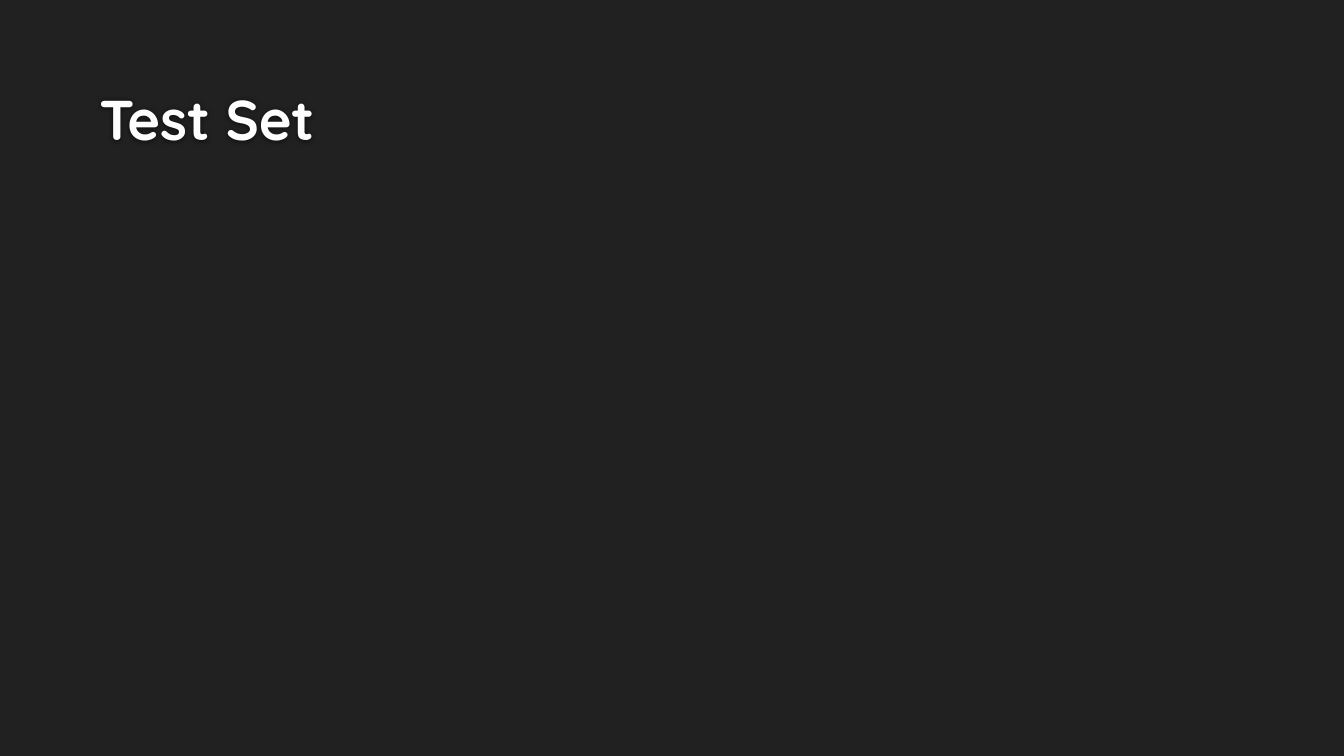
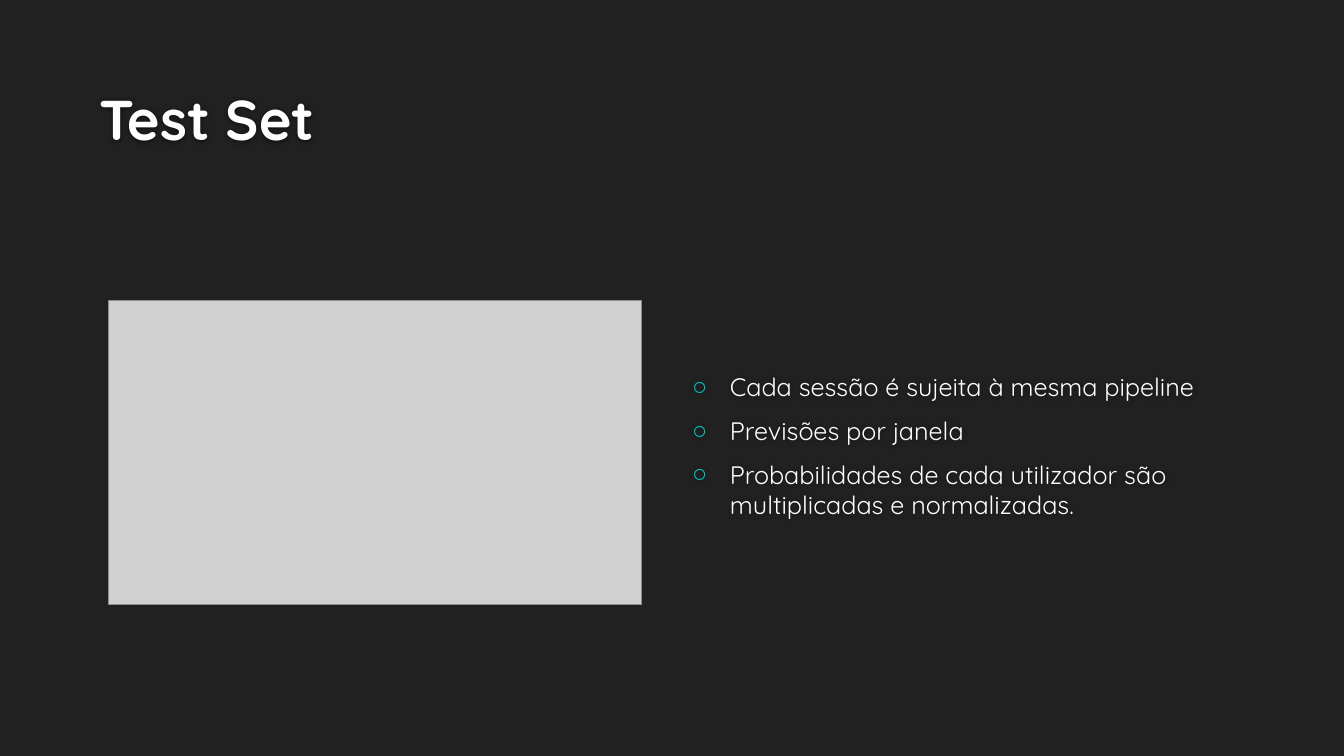
Before and after one commit to JoaoSRocha/AGE_Costa_Rocha, a slide deck: slide 22 of mid-season_report/AGE.pptx. Drawn at 1344x756 pixels with LibreOffice and Linux fonts; fonts in the diff are those of the drawing; grey boxes stand for pictures; background and template pictures are left out. Boxes give left, top, right and bottom in pixels: in the first picture for what was removed or moved away, otherwise in the second. Text is boxed around its words. In the diff, an @@ line names an element or a change of style, - is before the commit and + after.

```diff
--- a/mid-season_report/AGE.pptx
+++ b/mid-season_report/AGE.pptx
@@ picture added at (109, 300, 642, 605) @@
@@ text added at (730, 377, 1194, 519), 18 pt, text #FFFFFF @@
+○ Cada sessão é sujeita à mesma pipeline
+○ Previsões por janela
+○ Probabilidades de cada utilizador são multiplicadas e normalizadas.
```
Also in this commit, not shown: 4 other slides changed, 5 slides added, 5 other files.
